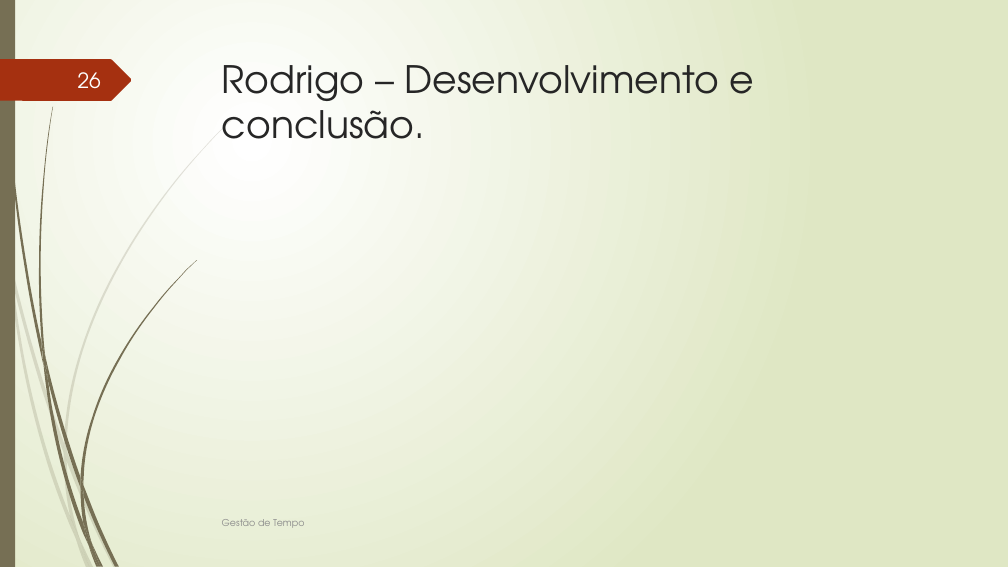
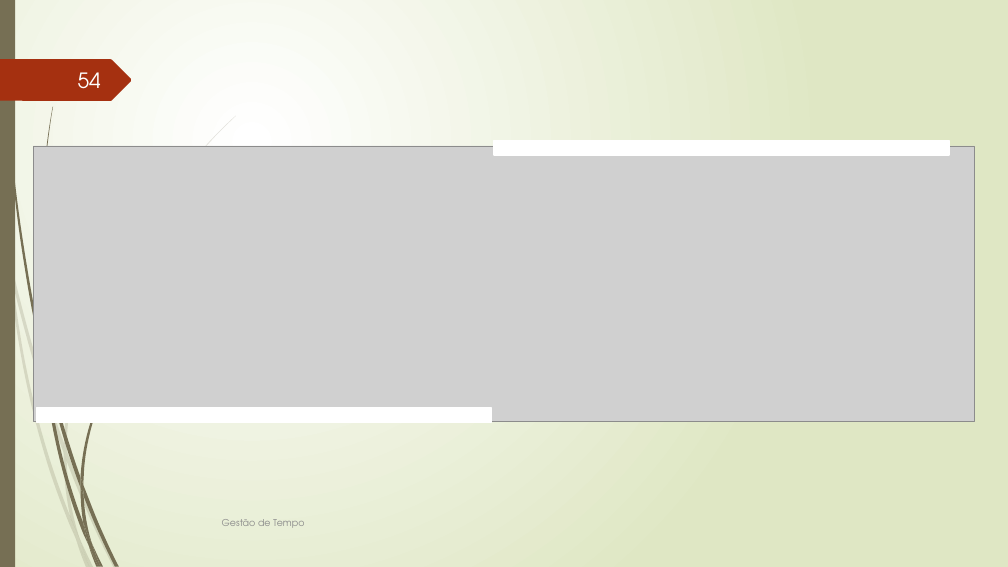
Before and after one commit to FabioMassaretto/GerenciamentoTempoProjeto, a slide deck: slide 54 of GERENCIAMENTO DO TEMPO DO PROJETO.pptx (slide 26 before the commit). Drawn at 1008x567 pixels with LibreOffice and Linux fonts; fonts in the diff are those of the drawing; grey boxes stand for pictures. Boxes give left, top, right and bottom in pixels: in the first picture for what was removed or moved away, otherwise in the second. Text is boxed around its words. In the diff, an @@ line names an element or a change of style, - is before the commit and + after.

```diff
--- a/GERENCIAMENTO DO TEMPO DO PROJETO.pptx
+++ b/GERENCIAMENTO DO TEMPO DO PROJETO.pptx
@@ page number at [78,72,101,89]: text changed @@
-26
+54
@@ title removed at [222,65,755,139] @@
-Rodrigo – Desenvolvimento e conclusão.
@@ picture added at [33,146,975,421] @@
@@ rectangle added at [494,141,949,155], fill #FFFFFF, outline #FFFFFF 1.25 pt @@
@@ freeform shape removed at [42,340,48,382] @@
@@ rectangle added at [36,408,492,423], fill #FFFFFF, outline #FFFFFF 1.25 pt @@
```
Also in this commit, not shown: 23 other slides changed, 64 slides added.
